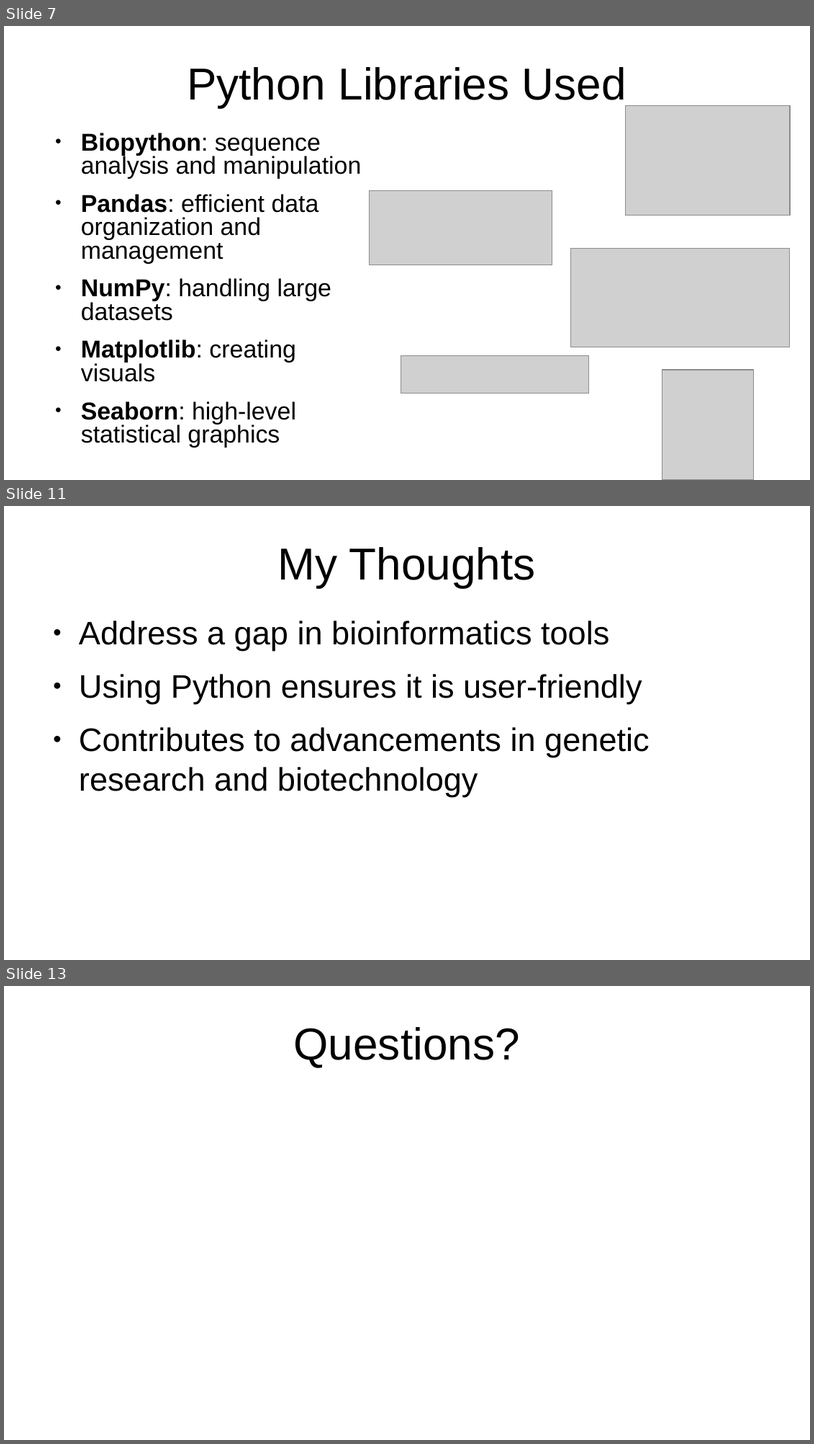
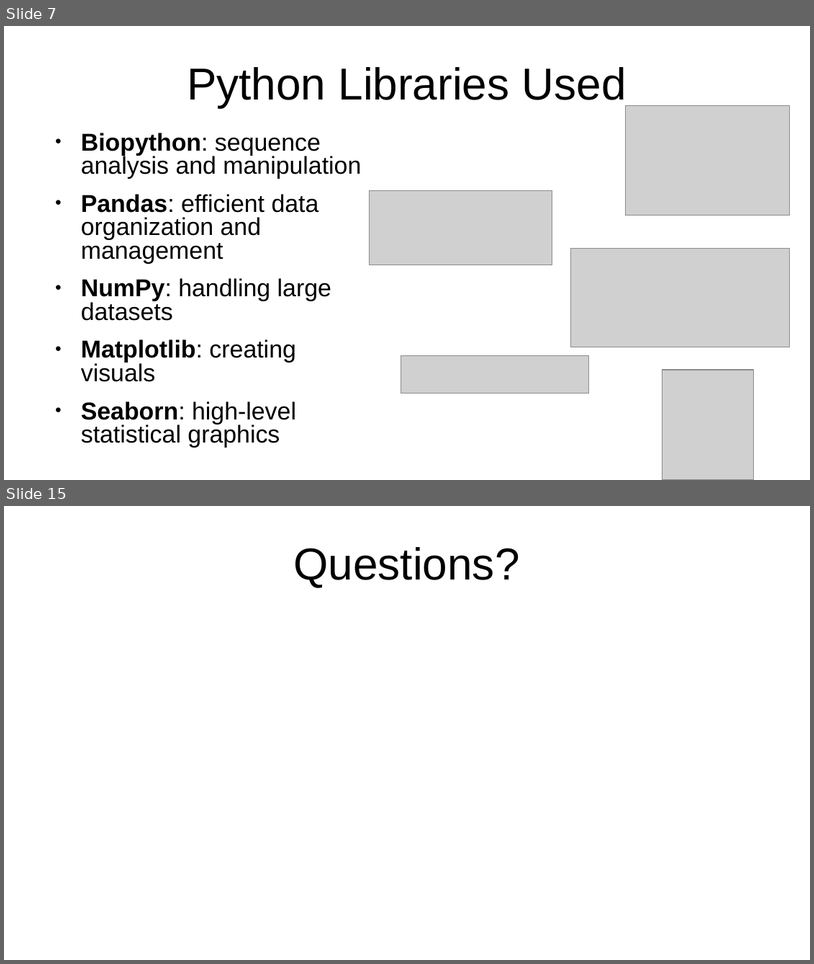
Before and after one commit to jwmathis/SSE591_Project3, a slide deck: Paper Review/Paper Review 1 - John Wesley Mathis.pptx. Shown one above the other, each under a label of ours: slides 7, 11 and 13 before the commit, slides 7 and 15 after it; the slides between them are not shown. The pictures are 814x1444 and 814x964 pixels, drawn with LibreOffice and Linux fonts; fonts in the diff are those of the drawing; grey boxes stand for pictures. Boxes give left, top, right and bottom in pixels: in the first picture for what was removed or moved away, otherwise in the second. Text is boxed around its words. In the diff, an @@ line names an element or a change of style, - is before the commit and + after.

```diff
--- a/Paper Review/Paper Review 1 - John Wesley Mathis.pptx
+++ b/Paper Review/Paper Review 1 - John Wesley Mathis.pptx
@@ slide 11 removed at [4,506,810,960], background #FFFFFF @@
@@ title removed at [278,547,536,587] @@
-My Thoughts
@@ text removed at [79,620,650,796] @@
-● Address a gap in bioinformatics tools
-● Using Python ensures it is user-friendly
-● Contributes to advancements in genetic research and biotechnology
@@ what was slide 13 is now slide 15 @@
```
Also in this commit, not shown: 3 slides changed, 4 slides added, 1 other slide removed, 2 other files.
